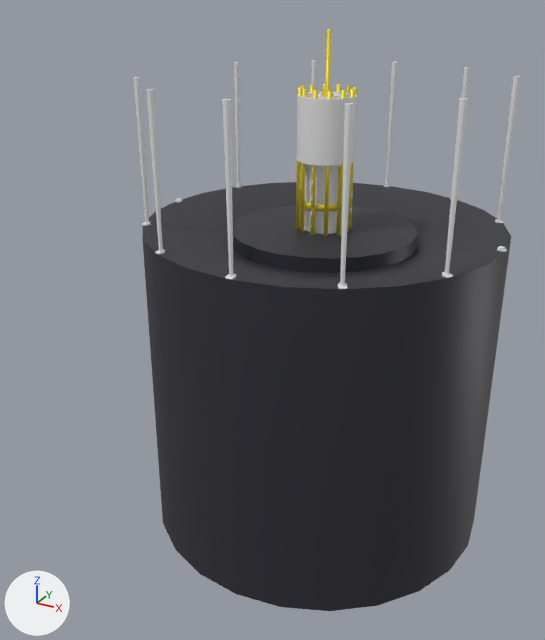
One commit to the FBX model HS-306/HS-306.fbx: the scene before it, then after it.
The view is the same before and after, from a 50 mm lens placed at (0.786, -1.699, 0.977), pointed at (-0.176, 0.049, 0.103). The axes (+X, +Y, +Z) are drawn at lower left. The lights are the same throughout. Where no turn or scale is listed for an object, it has been applied to the vertices.
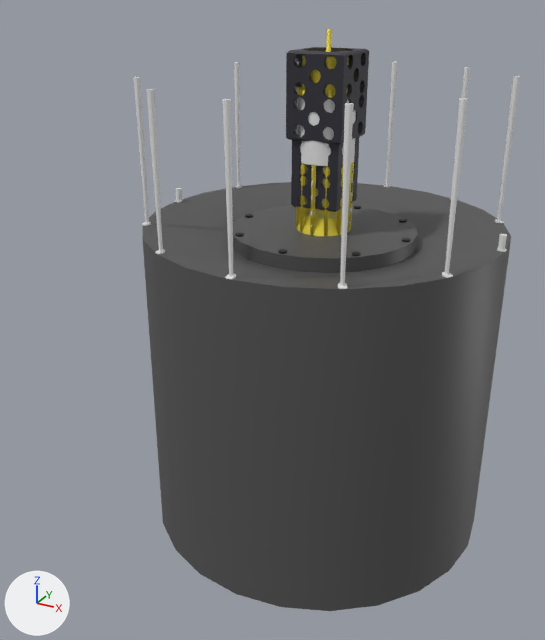
What differs and where, as boxes [x1, y1, x2, y2] in the pictures (545 x 640 px):
'Body', recoloured (black to grey): [142, 182, 511, 611] in both
'Cube.026', added (black): after [286, 47, 369, 145]
'Cube.027', added (black): after [291, 137, 359, 212]
'ATS-Artist Antenna', added (yellow): after [297, 55, 351, 236]
'Cylinder.001', moved: before [498, 246, 505, 250]; after [498, 234, 507, 250]
'Cylinder.002', moved: before [176, 198, 182, 201]; after [176, 188, 182, 201]
'ATS-1 Antenna', unchanged, covered by the edit: before [297, 92, 357, 234]; after [297, 97, 356, 219]

The change in detail:
Material 'Material.003' (mat_material_003) is new.
Its base color is (0.0871, 0.0871, 0.0871) (dark grey #535353).
me_cylinder_035 has 458 vertices, 456 faces and spans x -0.46..0.46, y -0.46..0.46, z -0.5..0.427.
me_cylinder_035 no longer uses material mat_material (black #2d2d36).
me_cylinder_035 now uses material mat_material_003 (dark grey #535353).
Mesh me_cube_025 is new.
It has 2688 vertices, 1384 faces and spans x -0.072..0.072, y -0.072..0.072, z -0.142..0.061.
It uses material mat_material (black #2d2d36).
Mesh me_cube_010 is new.
It has 2628 vertices, 1360 faces and spans x -0.062..0.062, y -0.062..0.062, z -0.104..0.061.
It uses material mat_material (black #2d2d36).
Mesh me_cylinder_046 is new.
It has 146 vertices, 168 faces and spans x -0.071..0.071, y -0.071..0.071, z -0.333..0.091.
It uses material mat_material_001 (yellow #e7d542).
Object 'Cylinder.001' (ob_cylinder_001) moves from (0.449, 0.0, 0.068) to (0.449, 0.0, 0.098).
Object 'Cylinder.002' (ob_cylinder_002) moves from (-0.448, -0.002, 0.068) to (-0.448, -0.002, 0.098).
Object 'Cube.026' (ob_cube_026) is new; it shows me_cube_025.
Its location is (0.0, 0.0, 0.785).
Object 'Cube.027' (ob_cube_027) is new; it shows me_cube_010.
Its location is (0.0, 0.0, 0.583).
Object 'ATS-Artist Antenna' (ob_ats_artist_antenna) is new; it shows me_cylinder_046.
Its location is (0.0, 0.0, 0.746).
